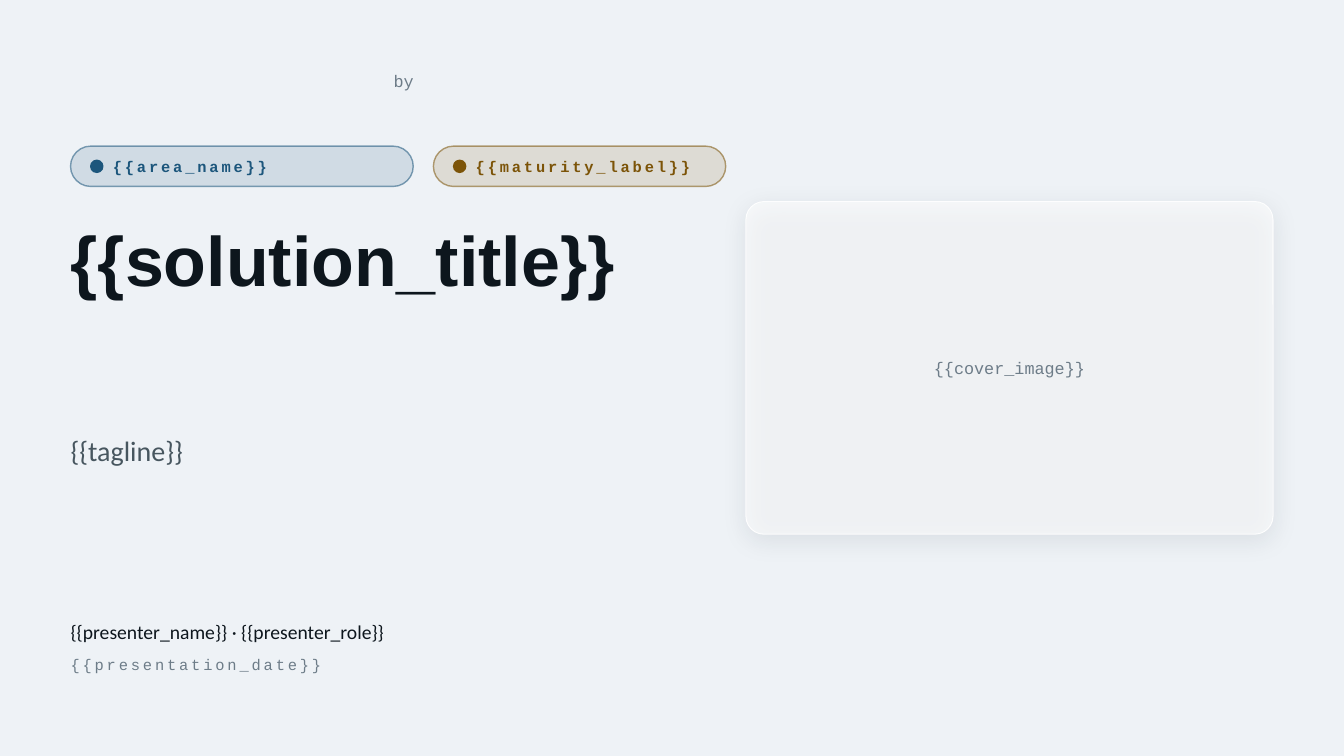
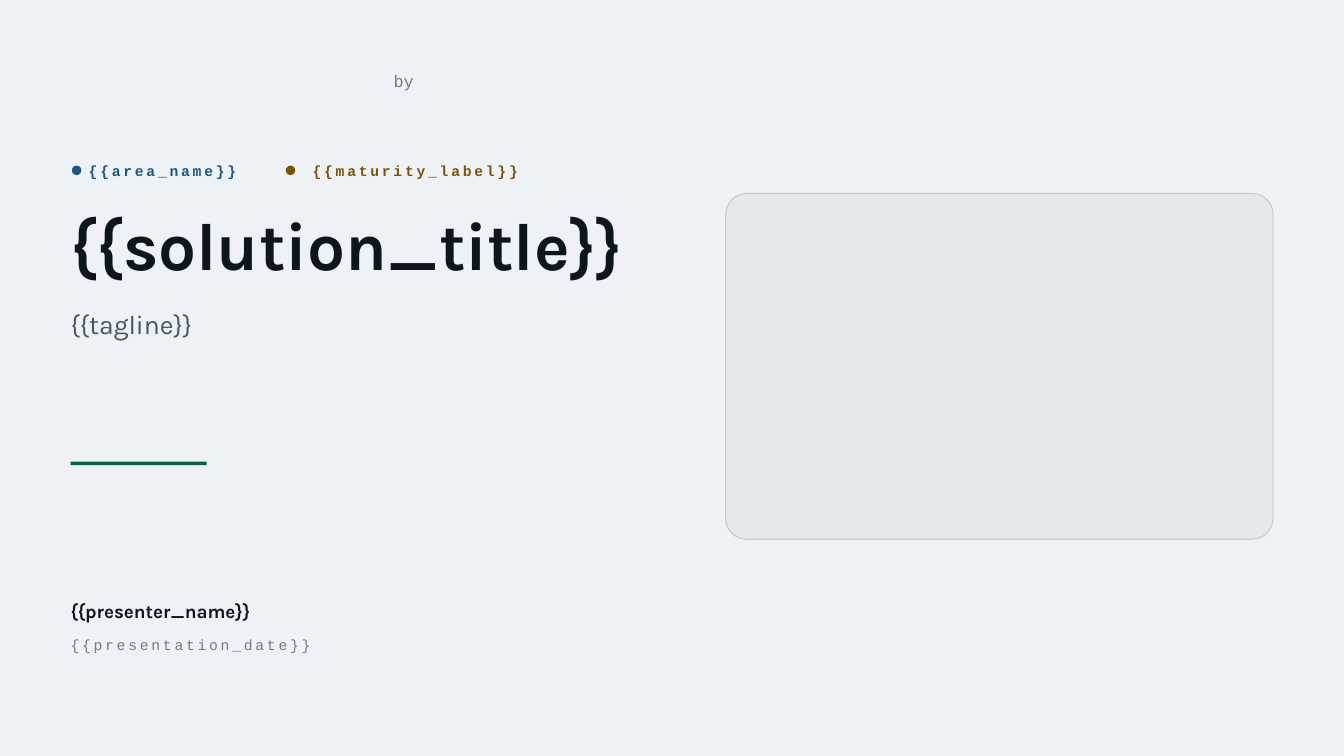
Before and after one commit to lpreciado-nextant/PRISMA, a slide deck: slide 1 of app/src/assets/deck/PRISMA_Template_Light.potx. Drawn at 1344x756 pixels with LibreOffice and Linux fonts; fonts in the diff are those of the drawing; background and template pictures are left out. Boxes give left, top, right and bottom in pixels: in the first picture for what was removed or moved away, otherwise in the second. Text is boxed around its words. In the diff, an @@ line names an element or a change of style, - is before the commit and + after.

```diff
--- a/app/src/assets/deck/PRISMA_Template_Light.potx
+++ b/app/src/assets/deck/PRISMA_Template_Light.potx
@@ rounded rectangle removed at (71, 146, 413, 187) @@
@@ rounded rectangle removed at (434, 146, 726, 187) @@
@@ ellipse: place and size @@
-ellipse at (91, 160, 103, 172)
+ellipse at (73, 166, 81, 174)
@@ text "{{area_name}}": place and size @@
-text "{{area_name}}" at (113, 161, 267, 175)
+text "{{area_name}}" at (89, 165, 236, 179)
@@ ellipse: place and size @@
-ellipse at (454, 160, 466, 172)
+ellipse at (286, 166, 294, 174)
@@ size 11 to 10.5 pt in 3 elements at (71, 639, 311, 653), (89, 165, 236, 179), (313, 165, 518, 179) @@
@@ text "{{maturity_label}}": place and size @@
-text "{{maturity_label}}" at (476, 161, 690, 175)
+text "{{maturity_label}}" at (313, 165, 518, 179)
@@ title "{{solution_title}}": place and size @@
-title "{{solution_title}}" at (71, 235, 615, 299)
+title "{{solution_title}}" at (71, 216, 623, 281)
@@ title "{{solution_title}}" at (71, 216, 623, 281): size 50 to 48 pt, font Arial to Karla @@
@@ rounded rectangle: place and size @@
-rounded rectangle at (746, 202, 1273, 534)
+rounded rectangle at (726, 194, 1273, 539)
@@ rounded rectangle at (726, 194, 1273, 539): fill #FFFFFF at 58% opacity to #0D1E2D at 4% opacity; outline #FFFFFF 0.75 pt to #0D1E2D 0.75 pt; shadow off; proportions changed @@
@@ text "{{tagline}}": place and size @@
-text "{{tagline}}" at (71, 441, 183, 466)
+text "{{tagline}}" at (71, 314, 192, 341)
@@ text "{{tagline}}" at (71, 314, 192, 341): size 20 to 19 pt, font Calibri to Karla; line spacing 1 to 1.12 @@
@@ text removed at (934, 362, 1085, 378) @@
-{{cover_image}}
@@ rectangle added at (71, 462, 207, 466), fill #0B604C @@
@@ text at (71, 603, 251, 623): text changed; size 14 to 13.5 pt; font Calibri to Karla; bold on @@
-{{presenter_name}} · {{presenter_role}}
+{{presenter_name}}
@@ text "{{presentation_date}}": place and size @@
-text "{{presentation_date}}" at (71, 659, 322, 673)
+text "{{presentation_date}}" at (71, 639, 311, 653)
```
Also in this commit, not shown: 4 other slides changed, 1 slide added, 1 slide removed, 11 other files.
